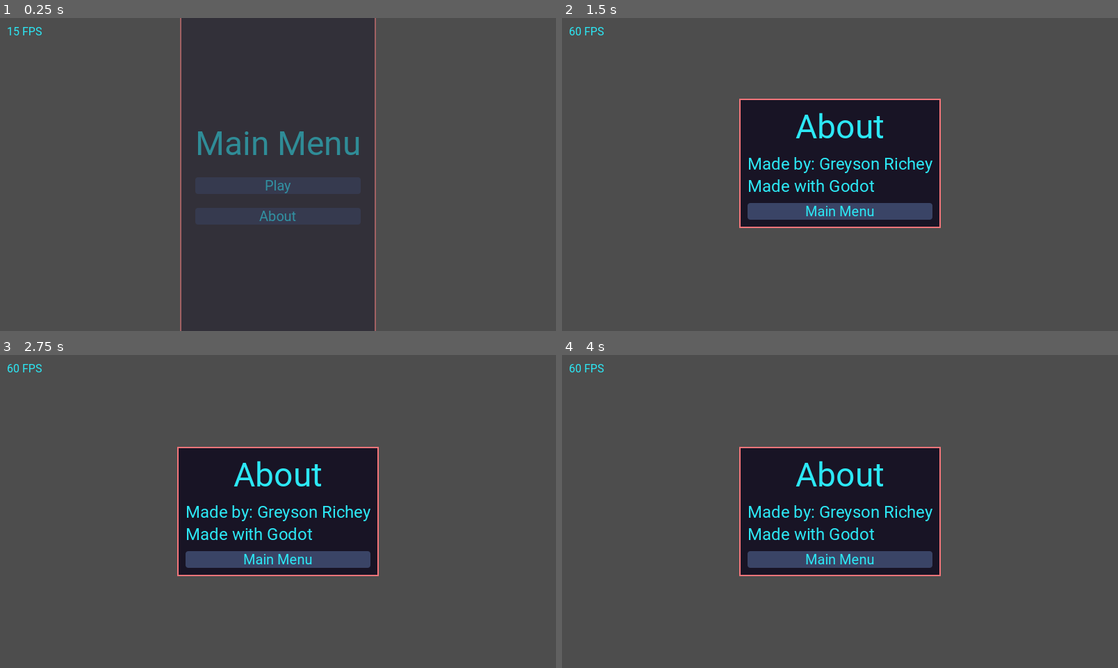
Above: before the commit, frames 1-4 (two rows, left to right).
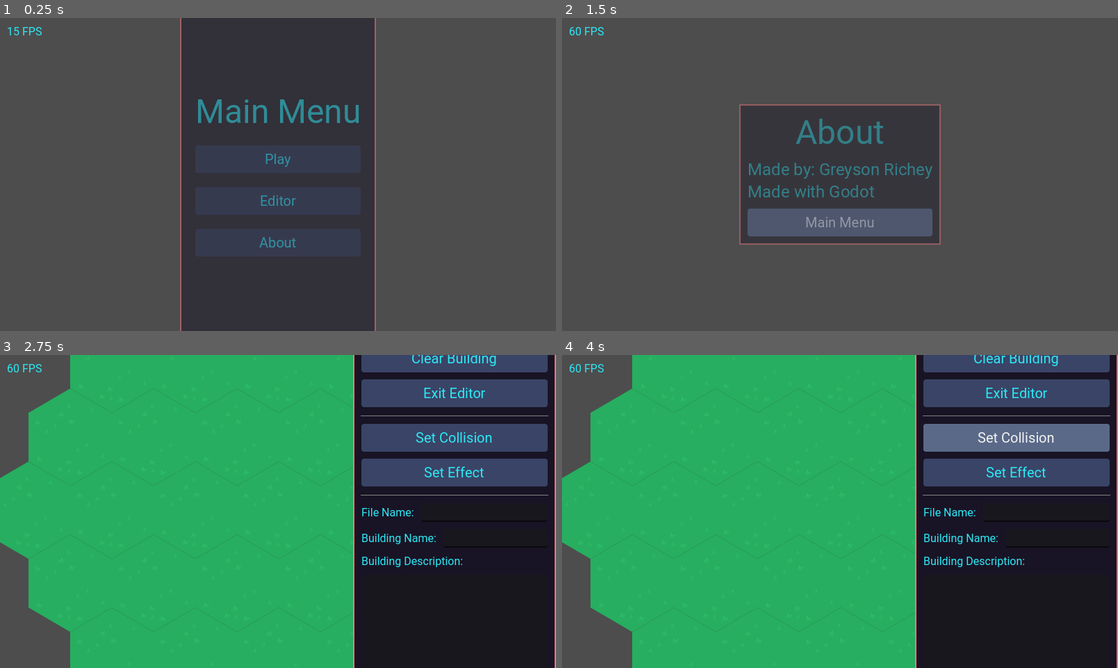
Above: after the commit, the same moments.

Repository: Bloodyaugust/citybuilder-sim
Game: Godot game, scene res://scenes/main.tscn
Same seed, same stepped clock (60 frames per second), same inputs: the game is played once before the commit and once after it. The engine's default icon, where the game draws it, is replaced by a stand-in: a white triangle on a blue panel in a dark square.
Inputs (mouse positions are in pixels of both pictures, inside the frame that each line leads up to):
- Up to frame 1 (0.25 s): no input
- Up to frame 2 (1.5 s): click "About" at 0.5 s; click (840, 221) at 1.25 s, where only the run after the commit has a clickable "Main Menu"
- Up to frame 3 (2.75 s): click (278, 536) at 2 s, where only the run after the commit has a clickable "Editor"
- Up to frame 4 (4 s): click (1017, 358) at 2.75 s, where only the run after the commit has a clickable "Clear Building"; click (1017, 436) at 3.5 s, where only the run after the commit has a clickable "Set Collision"

The runs differ from the first frame. In frame 1, 2.0% of the frame differs, in the area x 35-65%, y 26-74%; in frame 2, 15%; in frame 3, 93%; in frame 4, 93%, in the area x 0-100%, y 0-100%.

Commit message:
Begin implementation of editor
Editor is currently intended just for setting up building tile masks, might be more useful in the future

Diff:
--- a/autoloads/Store.gd
+++ b/autoloads/Store.gd
@@ -1,6 +1,7 @@
 extends Node
 
 const CONTROLLER_CONTAINER_SCENE: PackedScene = preload("res://doodads/ControllerContainer.tscn")
+const EDITOR_SCENE: PackedScene = preload("res://scenes/Editor.tscn")
 const LEVEL_0_SCENE: PackedScene = preload("res://scenes/levels/level-0.tscn")
 const PersistentStore := preload("res://scripts/classes/PersistentStore.gd")
 
@@ -16,6 +17,15 @@
 }
 
 @onready var _level_container: Node2D = get_tree().get_first_node_in_group("LevelContainer")
+
+
+func start_editor() -> void:
+	ViewController.set_client_view(ViewController.CLIENT_VIEWS.NONE)
+	set_state("game", GameConstants.GAME_EDITOR)
+
+	var _new_editor = EDITOR_SCENE.instantiate()
+
+	_level_container.add_child(_new_editor)
 
 
 func start_game() -> void:
--- a/autoloads/ViewController.gd
+++ b/autoloads/ViewController.gd
@@ -25,7 +25,7 @@
 
 
 func set_client_view(
-	view: CLIENT_VIEWS, transition: TRANSITION_TYPES = TRANSITION_TYPES.SLIDE
+	view: CLIENT_VIEWS, transition: TRANSITION_TYPES = TRANSITION_TYPES.FADE
 ) -> void:
 	var _old_instance: CLIENT_VIEWS = Store.state.client_view
 	var _view_tween: Tween = get_tree().create_tween().set_trans(Tween.TRANS_QUAD)
--- a/constants/GameConstants.gd
+++ b/constants/GameConstants.gd
@@ -8,3 +8,4 @@
 const GAME_OVER = "GAME_OVER"
 const GAME_STARTING = "GAME_STARTING"
 const GAME_STARTED = "GAME_STARTED"
+const GAME_EDITOR = "GAME_EDITOR"
--- a/resources/base_theme.tres
+++ b/resources/base_theme.tres
@@ -3,6 +3,10 @@
 [ext_resource type="FontFile" uid="uid://dcbmtfb4yroq0" path="res://resources/fonts/Roboto-Regular.ttf" id="1_8gnum"]
 
 [sub_resource type="StyleBoxFlat" id="StyleBoxFlat_8s2yx"]
+content_margin_left = 8.0
+content_margin_top = 8.0
+content_margin_right = 8.0
+content_margin_bottom = 8.0
 bg_color = Color(0.14902, 0.168627, 0.266667, 1)
 corner_radius_top_left = 4
 corner_radius_top_right = 4
@@ -10,6 +14,10 @@
 corner_radius_bottom_left = 4
 
 [sub_resource type="StyleBoxFlat" id="StyleBoxFlat_kdxwa"]
+content_margin_left = 8.0
+content_margin_top = 8.0
+content_margin_right = 8.0
+content_margin_bottom = 8.0
 bg_color = Color(0.352941, 0.411765, 0.533333, 1)
 corner_radius_top_left = 4
 corner_radius_top_right = 4
@@ -17,6 +25,10 @@
 corner_radius_bottom_left = 4
 
 [sub_resource type="StyleBoxFlat" id="StyleBoxFlat_4xa4c"]
+content_margin_left = 8.0
+content_margin_top = 8.0
+content_margin_right = 8.0
+content_margin_bottom = 8.0
 bg_color = Color(0.352941, 0.411765, 0.533333, 1)
 corner_radius_top_left = 4
 corner_radius_top_right = 4
@@ -24,6 +36,10 @@
 corner_radius_bottom_left = 4
 
 [sub_resource type="StyleBoxFlat" id="StyleBoxFlat_vsd83"]
+content_margin_left = 8.0
+content_margin_top = 8.0
+content_margin_right = 8.0
+content_margin_bottom = 8.0
 bg_color = Color(0.227451, 0.266667, 0.4, 1)
 corner_radius_top_left = 4
 corner_radius_top_right = 4
--- /dev/null
+++ b/scenes/Editor.tscn
@@ -0,0 +1,214 @@
+[gd_scene load_steps=6 format=3 uid="uid://b3qugj0ye4mus"]
+
+[ext_resource type="Texture2D" uid="uid://cfgv72pg2yyad" path="res://sprites/hexagonTerrain_sheet.png" id="1_nky8v"]
+[ext_resource type="Script" path="res://scripts/Editor.gd" id="1_ubug1"]
+[ext_resource type="Theme" uid="uid://co811ue55i33m" path="res://resources/base_theme.tres" id="2_y8a26"]
+
+[sub_resource type="TileSetAtlasSource" id="TileSetAtlasSource_a7s8r"]
+texture = ExtResource("1_nky8v")
+separation = Vector2i(2, 2)
+texture_region_size = Vector2i(120, 140)
+0:0/0 = 0
+1:0/0 = 0
+2:0/0 = 0
+3:0/0 = 0
+4:0/0 = 0
+5:0/0 = 0
+6:0/0 = 0
+7:0/0 = 0
+0:1/0 = 0
+1:1/0 = 0
+2:1/0 = 0
+3:1/0 = 0
+4:1/0 = 0
+5:1/0 = 0
+6:1/0 = 0
+7:1/0 = 0
+0:2/0 = 0
+1:2/0 = 0
+2:2/0 = 0
+3:2/0 = 0
+4:2/0 = 0
+5:2/0 = 0
+6:2/0 = 0
+7:2/0 = 0
+0:3/0 = 0
+1:3/0 = 0
+2:3/0 = 0
+3:3/0 = 0
+4:3/0 = 0
+5:3/0 = 0
+6:3/0 = 0
+7:3/0 = 0
+0:4/0 = 0
+1:4/0 = 0
+2:4/0 = 0
+3:4/0 = 0
+4:4/0 = 0
+5:4/0 = 0
+6:4/0 = 0
+7:4/0 = 0
+0:5/0 = 0
+1:5/0 = 0
+2:5/0 = 0
+3:5/0 = 0
+4:5/0 = 0
+5:5/0 = 0
+6:5/0 = 0
+7:5/0 = 0
+0:6/0 = 0
+1:6/0 = 0
+2:6/0 = 0
+3:6/0 = 0
+4:6/0 = 0
+5:6/0 = 0
+6:6/0 = 0
+0:7/0 = 0
+1:7/0 = 0
+2:7/0 = 0
+3:7/0 = 0
+4:7/0 = 0
+5:7/0 = 0
+6:7/0 = 0
+0:8/0 = 0
+1:8/0 = 0
+2:8/0 = 0
+3:8/0 = 0
+4:8/0 = 0
+5:8/0 = 0
+6:8/0 = 0
+0:9/0 = 0
+1:9/0 = 0
+2:9/0 = 0
+3:9/0 = 0
+4:9/0 = 0
+5:9/0 = 0
+6:9/0 = 0
+0:10/0 = 0
+1:10/0 = 0
+2:10/0 = 0
+3:10/0 = 0
+4:10/0 = 0
+5:10/0 = 0
+6:10/0 = 0
+0:11/0 = 0
+1:11/0 = 0
+2:11/0 = 0
+3:11/0 = 0
+4:11/0 = 0
+5:11/0 = 0
+6:11/0 = 0
+0:12/0 = 0
+1:12/0 = 0
+2:12/0 = 0
+3:12/0 = 0
+4:12/0 = 0
+5:12/0 = 0
+6:12/0 = 0
+0:13/0 = 0
+1:13/0 = 0
+2:13/0 = 0
+3:13/0 = 0
+4:13/0 = 0
+5:13/0 = 0
+6:13/0 = 0
+
+[sub_resource type="TileSet" id="TileSet_25pv1"]
+tile_shape = 3
+tile_size = Vector2i(120, 140)
+sources/2 = SubResource("TileSetAtlasSource_a7s8r")
+
+[node name="Editor" type="Node2D"]
+script = ExtResource("1_ubug1")
+
+[node name="TileMap" type="TileMap" parent="."]
+unique_name_in_owner = true
+z_index = -1
+position = Vector2(1, 33)
+tile_set = SubResource("TileSet_25pv1")
+format = 2
+layer_0/tile_data = PackedInt32Array(-1, 327682, 1, 0, 327682, 1, 65535, 327682, 1, -65536, 327682, 1, -131072, 327682, 1, -65537, 327682, 1, -2, 327682, 1, 131071, 327682, 1, 131070, 327682, 1, 65534, 327682, 1, -3, 327682, 1, -65538, 327682, 1, -131074, 327682, 1, -131073, 327682, 1, -196608, 327682, 1, -131071, 327682, 1, -65535, 327682, 1, 1, 327682, 1, 65536, 327682, 1, 65537, 327682, 1, 131073, 327682, 1, 131072, 327682, 1, 196607, 327682, 1, 196606, 327682, 1, 131069, 327682, 1, 65533, 327682, 1, -4, 327682, 1, -65539, 327682, 1, -131075, 327682, 1, -196610, 327682, 1, -196609, 327682, 1, -262144, 327682, 1, -262143, 327682, 1, -196607, 327682, 1, -131070, 327682, 1, -65534, 327682, 1, 2, 327682, 1)
+
+[node name="CanvasLayer" type="CanvasLayer" parent="."]
+
+[node name="PanelContainer" type="PanelContainer" parent="CanvasLayer"]
+anchors_preset = -1
+anchor_left = 1.0
+anchor_right = 1.0
+anchor_bottom = 1.0
+offset_left = -24.0
+grow_horizontal = 0
+grow_vertical = 2
+theme = ExtResource("2_y8a26")
+
+[node name="MarginContainer" type="MarginContainer" parent="CanvasLayer/PanelContainer"]
+layout_mode = 2
+
+[node name="VBoxContainer" type="VBoxContainer" parent="CanvasLayer/PanelContainer/MarginContainer"]
+layout_mode = 2
+
+[node name="SaveBuilding" type="Button" parent="CanvasLayer/PanelContainer/MarginContainer/VBoxContainer"]
+unique_name_in_owner = true
+layout_mode = 2
+text = "Save Building"
+
+[node name="ClearBuilding" type="Button" parent="CanvasLayer/PanelContainer/MarginContainer/VBoxContainer"]
+unique_name_in_owner = true
+layout_mode = 2
+text = "Clear Building"
+
+[node name="ExitEditor" type="Button" parent="CanvasLayer/PanelContainer/MarginContainer/VBoxContainer"]
+unique_name_in_owner = true
+layout_mode = 2
+text = "Exit Editor"
+
+[node name="HSeparator" type="HSeparator" parent="CanvasLayer/PanelContainer/MarginContainer/VBoxContainer"]
+layout_mode = 2
+
+[node name="SetCollision" type="Button" parent="CanvasLayer/PanelContainer/MarginContainer/VBoxContainer"]
+unique_name_in_owner = true
+layout_mode = 2
+text = "Set Collision"
+
+[node name="SetEffect" type="Button" parent="CanvasLayer/PanelContainer/MarginContainer/VBoxContainer"]
+unique_name_in_owner = true
+layout_mode = 2
+text = "Set Effect"
+
+[node name="HSeparator2" type="HSeparator" parent="CanvasLayer/PanelContainer/MarginContainer/VBoxContainer"]
+layout_mode = 2
+
+[node name="HBoxContainer" type="HBoxContainer" parent="CanvasLayer/PanelContainer/MarginContainer/VBoxContainer"]
+layout_mode = 2
+
+[node name="Label" type="Label" parent="CanvasLayer/PanelContainer/MarginContainer/VBoxContainer/HBoxContainer"]
+layout_mode = 2
+text = "File Name:"
+
+[node name="FileNameEdit" type="LineEdit" parent="CanvasLayer/PanelContainer/MarginContainer/VBoxContainer/HBoxContainer"]
+unique_name_in_owner = true
+custom_minimum_size = Vector2(150, 2.08165e-12)
+layout_mode = 2
+size_flags_horizontal = 3
+
+[node name="HBoxContainer2" type="HBoxContainer" parent="CanvasLayer/PanelContainer/MarginContainer/VBoxContainer"]
+layout_mode = 2
+
+[node name="Label" type="Label" parent="CanvasLayer/PanelContainer/MarginContainer/VBoxContainer/HBoxContainer2"]
+layout_mode = 2
+text = "Building Name:"
+
+[node name="BuildingNameEdit" type="LineEdit" parent="CanvasLayer/PanelContainer/MarginContainer/VBoxContainer/HBoxContainer2"]
+unique_name_in_owner = true
+custom_minimum_size = Vector2(150, 2.08165e-12)
+layout_mode = 2
+size_flags_horizontal = 3
+
+[node name="Label" type="Label" parent="CanvasLayer/PanelContainer/MarginContainer/VBoxContainer"]
+layout_mode = 2
+text = "Building Description:"
+
+[node name="BuildingDescriptionEdit" type="TextEdit" parent="CanvasLayer/PanelContainer/MarginContainer/VBoxContainer"]
+unique_name_in_owner = true
+custom_minimum_size = Vector2(2.08165e-12, 200)
+layout_mode = 2
--- a/scenes/main.tscn
+++ b/scenes/main.tscn
@@ -53,6 +53,12 @@
 theme_override_font_sizes/font_size = 20
 text = "Play"
 
+[node name="Editor" type="Button" parent="UIRoot/MainMenu/PanelContainer/MarginContainer/VBoxContainer"]
+unique_name_in_owner = true
+layout_mode = 2
+theme_override_font_sizes/font_size = 20
+text = "Editor"
+
 [node name="About" type="Button" parent="UIRoot/MainMenu/PanelContainer/MarginContainer/VBoxContainer"]
 unique_name_in_owner = true
 layout_mode = 2
--- /dev/null
+++ b/scripts/Editor.gd
@@ -0,0 +1,66 @@
+extends Node2D
+
+enum BUILDING_TILE_TYPES {
+	COLLISION,
+	EFFECT,
+}
+
+@onready var _tilemap: TileMap = %TileMap
+
+@onready var _save_button: Button = %SaveBuilding
+@onready var _clear_button: Button = %ClearBuilding
+@onready var _exit_button: Button = %ExitEditor
+@onready var _set_collision_button: Button = %SetCollision
+@onready var _set_effect_button: Button = %SetEffect
+
+@onready var _file_name_edit: LineEdit = %FileNameEdit
+@onready var _building_name_edit: LineEdit = %BuildingNameEdit
+@onready var _building_description_edit: TextEdit = %BuildingDescriptionEdit
+
+var _collision_tiles: Array[Vector2i] = []
+var _current_tile_type: BUILDING_TILE_TYPES = BUILDING_TILE_TYPES.COLLISION
+var _effect_tiles: Array[Vector2i] = []
+
+
+func _on_save_button_pressed() -> void:
+	var _new_building: BuildingData = BuildingData.new()
+	var _collision_mask: Array[Vector2] = []
+	var _effect_mask: Array[Vector2] = []
+
+	_new_building.name = _building_name_edit.text
+	_new_building.description = _building_description_edit.text
+	_new_building.collision_mask = _collision_mask
+	_new_building.effect_mask = _effect_mask
+
+	ResourceSaver.save(_new_building, "res://data/buildings/" + _file_name_edit.text + ".tres")
+
+
+func _on_clear_button_pressed() -> void:
+	_collision_tiles = []
+	_effect_tiles = []
+	_file_name_edit.text = ""
+	_building_name_edit.text = ""
+	_building_description_edit.text = ""
+
+
+func _on_exit_button_pressed() -> void:
+	queue_free()
+
+	ViewController.set_client_view(ViewController.CLIENT_VIEWS.MAIN_MENU)
+	Store.set_state("game", GameConstants.GAME_OVER)
+
+
+func _on_set_collision_button_pressed() -> void:
+	_current_tile_type = BUILDING_TILE_TYPES.COLLISION
+
+
+func _on_set_effect_button_pressed() -> void:
+	_current_tile_type = BUILDING_TILE_TYPES.EFFECT
+
+
+func _ready():
+	_save_button.pressed.connect(_on_save_button_pressed)
+	_clear_button.pressed.connect(_on_clear_button_pressed)
+	_exit_button.pressed.connect(_on_exit_button_pressed)
+	_set_collision_button.pressed.connect(_on_set_collision_button_pressed)
+	_set_effect_button.pressed.connect(_on_set_effect_button_pressed)
--- a/views/MainMenu.gd
+++ b/views/MainMenu.gd
@@ -1,11 +1,16 @@
 extends Control
 
 @onready var _about_button: Button = %About
+@onready var _editor_button: Button = %Editor
 @onready var _play_button: Button = %Play
 
 
 func _on_about_button_pressed() -> void:
 	ViewController.set_client_view(ViewController.CLIENT_VIEWS.ABOUT)
+
+
+func _on_editor_button_pressed() -> void:
+	Store.start_editor()
 
 
 func _on_play_button_pressed() -> void:
@@ -14,6 +19,7 @@
 
 func _ready():
 	_about_button.connect("pressed", self._on_about_button_pressed)
+	_editor_button.connect("pressed", self._on_editor_button_pressed)
 	_play_button.connect("pressed", self._on_play_button_pressed)
 
 	ViewController.register_view(ViewController.CLIENT_VIEWS.MAIN_MENU, self)
